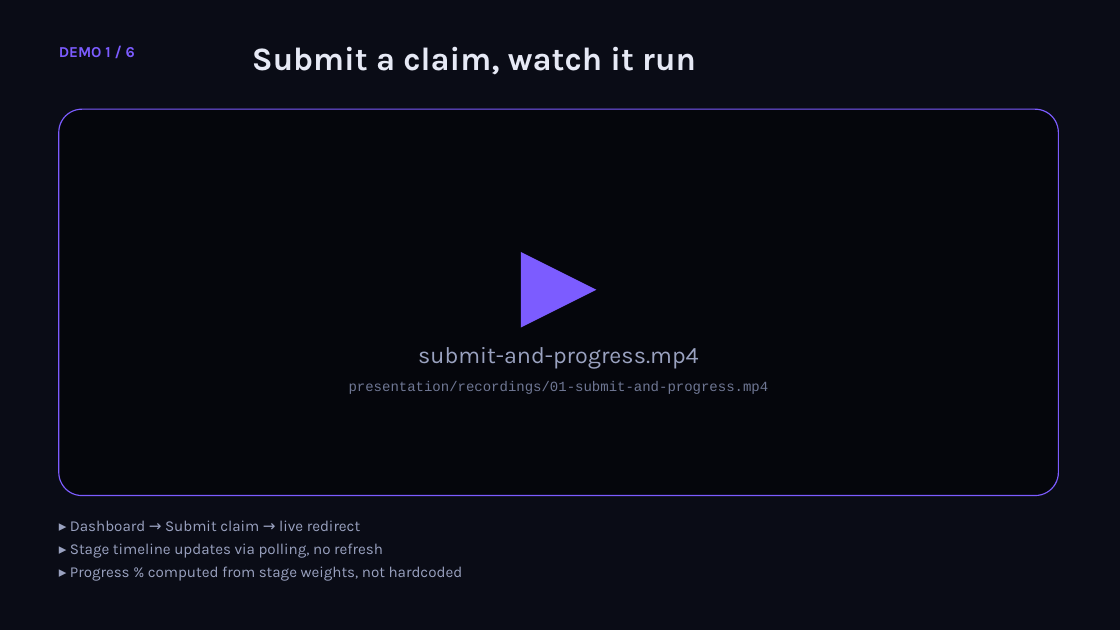
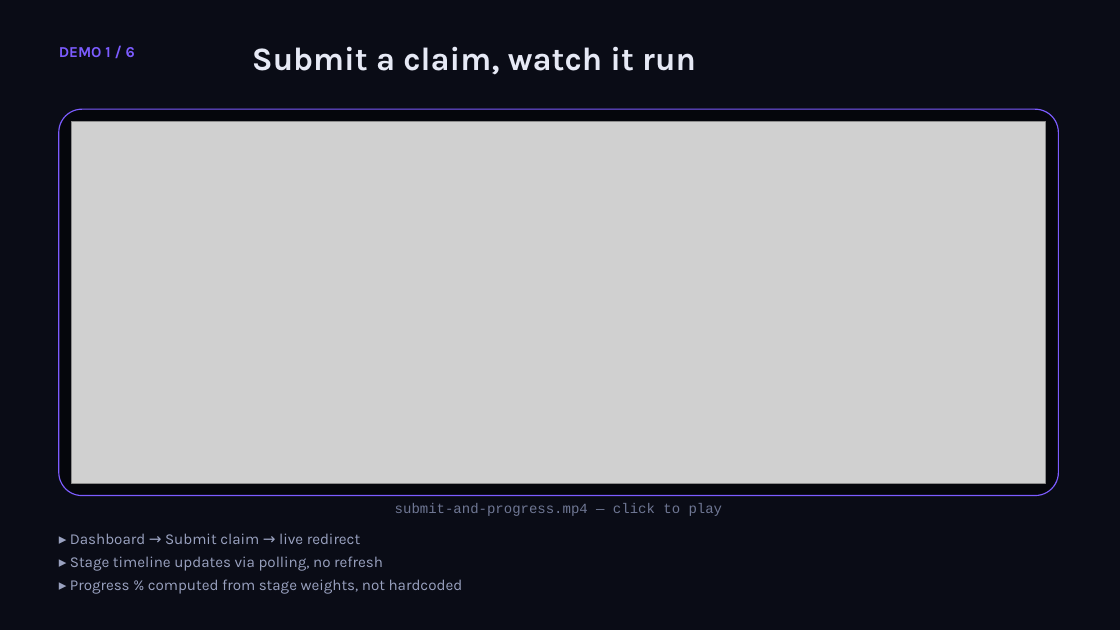
Before and after one commit to simy307/temporal-claims-demo, a slide deck: slide 18 of presentation/Lifting-the-Veil-Temporal-Talk.pptx. Drawn at 1120x630 pixels with LibreOffice and Linux fonts; fonts in the diff are those of the drawing; grey boxes stand for pictures. Boxes give left, top, right and bottom in pixels: in the first picture for what was removed or moved away, otherwise in the second. Text is boxed around its words. In the diff, an @@ line names an element or a change of style, - is before the commit and + after.

```diff
--- a/presentation/Lifting-the-Veil-Temporal-Talk.pptx
+++ b/presentation/Lifting-the-Veil-Temporal-Talk.pptx
@@ picture added at (71,122,1046,483) @@
@@ triangle removed at (521,252,597,328) @@
@@ text removed at (349,381,769,394) @@
-presentation/recordings/01-submit-and-progress.mp4
@@ text at (395,503,723,516): text changed; size 20 to 12 pt; font Karla to Courier New; text colour #9AA2C0 to #6F7794 @@
-submit-and-progress.mp4
+submit-and-progress.mp4 — click to play
@@ text "▸ Dashboard → Submit claim ...": place and size @@
-text "▸ Dashboard → Submit claim ..." at (70,520,463,581)
+text "▸ Dashboard → Submit claim ..." at (70,533,463,594)
```
Also in this commit, not shown: 6 other slides changed, 1 other file.
